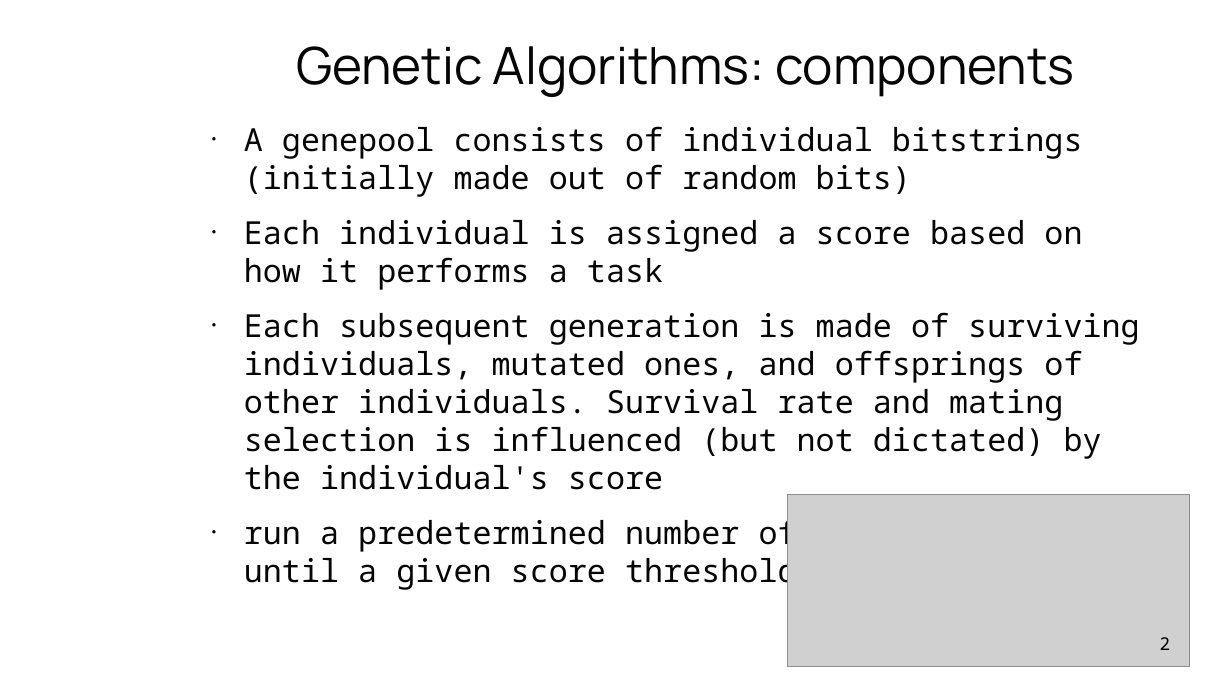
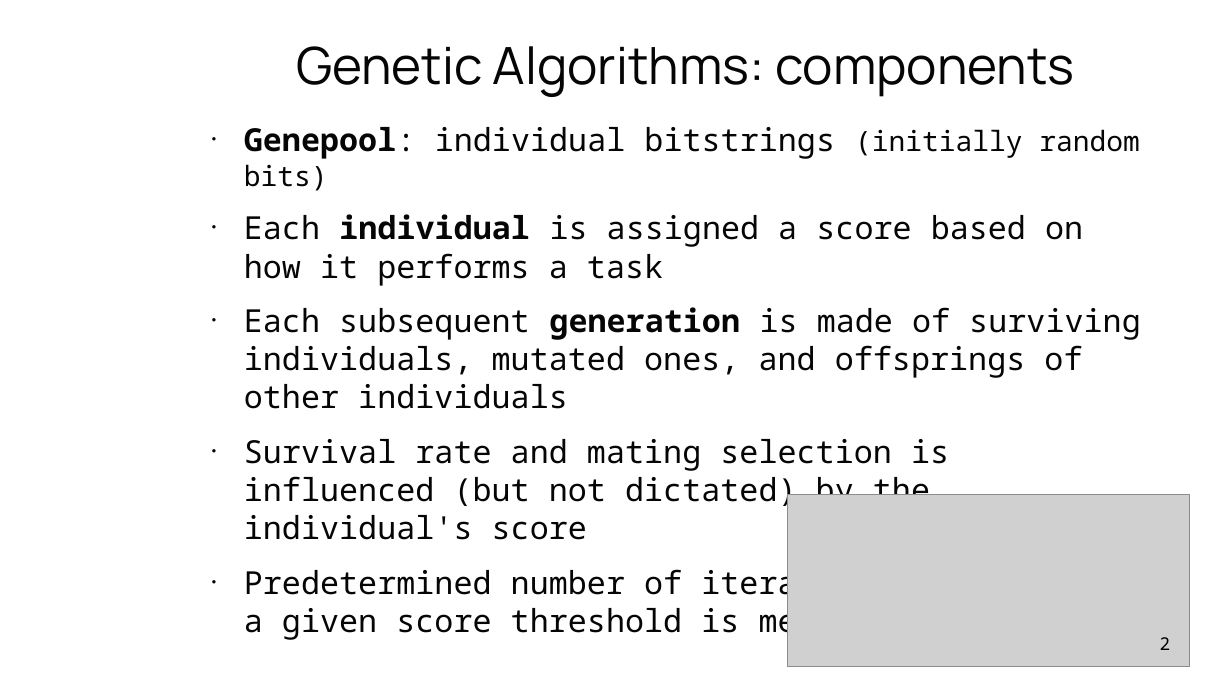
Before and after one commit to trougnouf/lingi2369, a slide deck: slide 2 of presentation.odp. Drawn at 1232x695 pixels with LibreOffice and Linux fonts; fonts in the diff are those of the drawing; grey boxes stand for pictures; background and template pictures are left out. Boxes give left, top, right and bottom in pixels: in the first picture for what was removed or moved away, otherwise in the second. Text is boxed around its words. In the diff, an @@ line names an element or a change of style, - is before the commit and + after.

Commit message:
update presentation

```diff
--- a/presentation.odp
+++ b/presentation.odp
@@ text at <box>244,127,1139,191</box>: text changed @@
-● A genepool consists of individual bitstrings (initially made out of random bits)
+● Genepool: individual bitstrings (initially random bits)
@@ text at <box>244,214,1083,286</box>: bold on in "individual" @@
@@ text at <box>244,307,1141,641</box>: text changed @@
-● Each subsequent generation is made of surviving individuals, mutated ones, and offsprings of other individuals. Survival rate and mating selection is influenced (but not dictated) by the individual's score
-● run a predetermined number of iterations or until a given score threshold is met
+● Each subsequent generation is made of surviving individuals, mutated ones, and offsprings of other individuals
+● Survival rate and mating selection is influenced (but not dictated) by the individual's score
+● Predetermined number of iterations or run until a given score threshold is met
```
Also in this commit, not shown: 3 other slides changed, 5 slides added, 4 slides removed, 3 other files.
